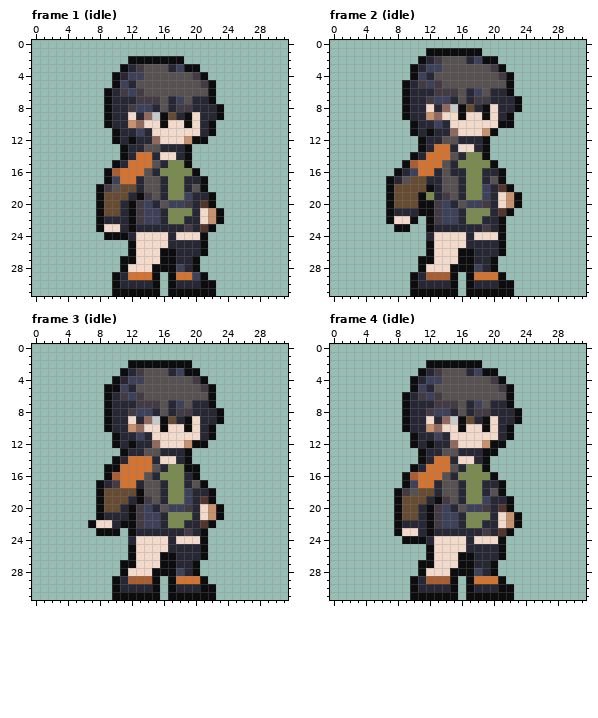
A pixel-art file gets an edit: game/public/assets/characters/erda.ase. Above is the file before it was changed.
32x32 pixels, 49 frames. Colours within 5 levels of each other are drawn and written as one. Shown: frame 1 (idle), frame 2 (idle), frame 3 (idle), frame 4 (idle). The commit also changed other frames, which this record leaves out.
Once edited:
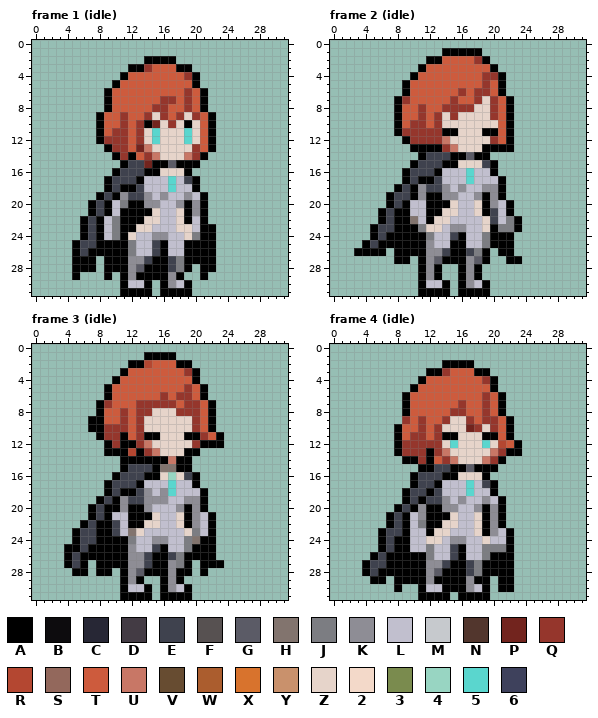
Palette (. is transparent): A #000000  B #0d0c0e  C #272735  D #433b44  E #3f424e  F #575151  G #5b5b66  H #82746e  J #7c7d82  K #8e8d95  L #c1bfce  M #c6c9cd  N #52362d  P #72241e  Q #95362c  R #b44731  S #93685c  T #cd5b3d  U #c87766  V #674c31  W #ab5d2e  X #d8732d  Y #c9916c  Z #e6d4ca  2 #f3d9c9  3 #7a8b4e  4 #98d5c2  5 #5ad6ce  6 #3e415c
The edit:
Changed rows in their new state; - is an unchanged pixel.
Frame 1 (idle), layer "Layer 1":
first column x 5:
 2 -------..AAAA.-----
 3 ------.AAQTTTAA.---
 4 -----.ATTTTTTTQA.--
 5 -----ATTTTTTTTTA..-
 6 ----ATTTTTTTTTQTA.-
 7 ----ATTTTTTQQTQTA.-
 8 ----ATTTTTQQTTQTA..
 9 ---ATTQTTQZQTQZQTA.
10 ---ATTQTQAPZQZAZTA-
11 ---ATQQTQZ5ZZZ5ZTA-
12 ---AQQQTQZ5ZZZ5ZTA-
13 ----AQQTPUZZZZZQTA-
14 -----AQATQUZZZUQA--
15 -----.AEEPAAGAAA---
16 ----.AEEEAAZZZA.---
17 ----AEEEALLL5LEA.--
18 ---.AEAAELLL5LLA.--
19 ---AEAKEEKLKLLKLA.-
20 --AEALJAAKKLLKAKA.-
21 --AEALAAAAZLLZAKA..
22 -AEALJAAAZZLLZALA..
23 -AEALJAAZZLLLZZLAA-
24 -AEALJAZLLKKLLZJAA-
25 AEEAAAAJLLEALLAAAA-
26 AEAAAAAJLLEALLAAAA-
27 AAA-AAAKKEAAEJAAAA-
28 AAA-AAAKGAAAEJA.AA-
29 A---A.AKAAAAKA..A--
30 -----.ALLA.AKLA...-
31 -----.AAAA.AAAA...-
Frame 2 (idle), layer "Layer 1":
first column x 3:
 1 ---------..AAAAA-----
 2 --------.AATTTTQA.---
 3 -------.ATTTTTTTTA.--
 4 -------ATTTTTTTTQQA.-
 5 ------ATTTTTTTTTQTA.-
 6 ------ATTTTTTQTQQTA.-
 7 -----AQTTTTTQTTQZQTA.
 8 -----ATTQTTQQQQZZQTA.
 9 -----ATTQTQZQZZZZQTA-
10 -----ATQQTQZZZZZZZTA-
11 -----AQQQQQAAZZZAATA-
12 ------AQQQQUZZZZZQTA-
13 -------AAAAQUZZZAAAA-
14 -------.AEEEAAGAA----
15 ------.AEEEAAZZZEA---
16 -----.AEEEALLL5LLA.--
17 ----..AEAAELLL5LLLA--
18 ----.AEAKEEKLKLLKKA.-
19 ----AEEAKAAKKLLKAKA..
20 ----AEALLAAAZLLZAKLA.
21 ---AEAALLAAZZLLZAELA-
22 ---AEAAHLAZZLLLLZELJA
23 --AEEAAAJZZLKKLLZAJJA
24 --AEAAAAAJLLEALLJAAA-
25 -AEAAAAAAKLLAALLJAAA-
26 AAAA-AAAAKKEAAEJA.AA-
27 -----AA-AKGAAAKGA.-AA
28 --------AKA..AKA..---
29 -------.AKA..AKA...--
30 -------.ALLA.AKLA...-
31 -------.AAAA.AAAA...-
Frame 3 (idle), layer "Layer 1":
first column x 4:
 1 ----------AAAA------
 2 --------AARTTTAA----
 3 -------ATTTTTTTQA---
 4 ------ATTTTTTTTTA.--
 5 -----ATTTTTTTTTQTA.-
 6 -----ATTTTTTQTQQTA.-
 7 ----AQTTTQQQQQTQQTA-
 8 ----ATTQTQQZZZQQQTA.
 9 ---AATTQTQZZZZZZQTA.
10 ---AAQQQTQZZZZZZQTA-
11 ----AQQATQAAZZZAAQTA
12 -----AQAAQUZZZZZQAAA
13 -----AAARAQUZZZAA---
14 ------.AAAAAAUAA----
15 -----..AEEEAHHAA.---
16 -----.AEEEAAZ4ZEA---
17 ----.AEEEALLL5LLA.--
18 ----.AEAAEKLK5LLLA.-
19 ----AEAKEEKKKLLKKA.-
20 ---AEAAKAAKLLLKAKA..
21 ---AEALLAAAZLLZAKLA.
22 --AEAAELAAZZLLZAKLA-
23 -AEEAAELHZLLLLLZJLA-
24 -AEEAAAAJLLKKLLJHAA-
25 AAEAAAAAKLLEALLJAAA-
26 AEAAAAAAKKEAAEJAAAA-
27 AEA-AAAAKKEAAKJA.AAA
28 -AA-AA-AKGAAAKAA.A--
29 ------.AKA..AKA...--
30 ------.ALLA.AKLA...-
31 ------.AAAA.AAAA...-
Frame 4 (idle), layer "Layer 1":
first column x 4:
 2 --------..AAAA.-----
 3 -------.AAQTTTAA.---
 4 ------.ATTTTTTTQA.--
 5 ------ATTTTTTTTTA..-
 6 -----ATTTTTTTTTQTA.-
 7 -----ATTTTTTQTTQTA.-
 8 -----ATTTTTQQTTQTA..
 9 -----QTQTTQZZQTQQTA.
10 ----ATTQTQZZZPQZQTA-
11 ----ATQQTQAAZZZAATA-
12 ----AQQQQQZ5ZZZ5ZRTA
13 ----AQQQAQUZZZZZUQAA
14 -----AAQATQUZZZUQA--
15 ------.AAEEAAGAAA---
16 -----.AEEEAAZZZA.---
17 -----.AEEALLL5LEA.--
18 ----.AEEAELLL5LLA.--
19 ----.AEAEEKLKLLKLA.-
20 ----AEAKAAKKLLKAKA.-
21 ---AEALKAAAZLLZAKA..
22 ---AEALJAAZZLLZAKA..
23 --AEEALLAZZLLLZAKLA-
24 --AEAALLZZLKKLLZLLA-
25 --AEAALLJLLEALLJJJA-
26 -AEAAAAAJLLEALLJAAA-
27 AEEAAAAAKKEAAEJAAAA-
28 AEAAAAAAKGAAAEJAAAA-
29 -AA-AAAAKAAAAKAA.AA-
30 ----A-.ALLAAAKLA.AA-
31 ------.AAAA.AAAA...-
Changed places in both pictures, as pixel boxes (x1, y1, x2, y2):
changed: (72, 56, 224, 296)
changed: (354, 48, 522, 296)
changed: (64, 352, 224, 600)
changed: (362, 360, 522, 600)
